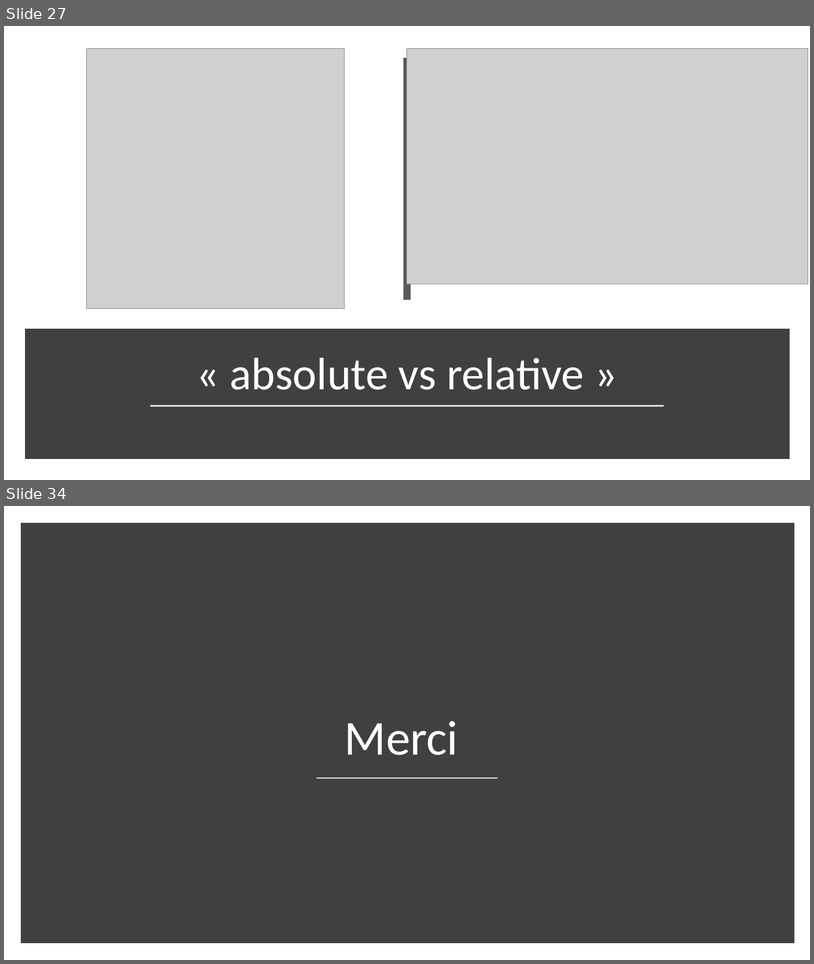
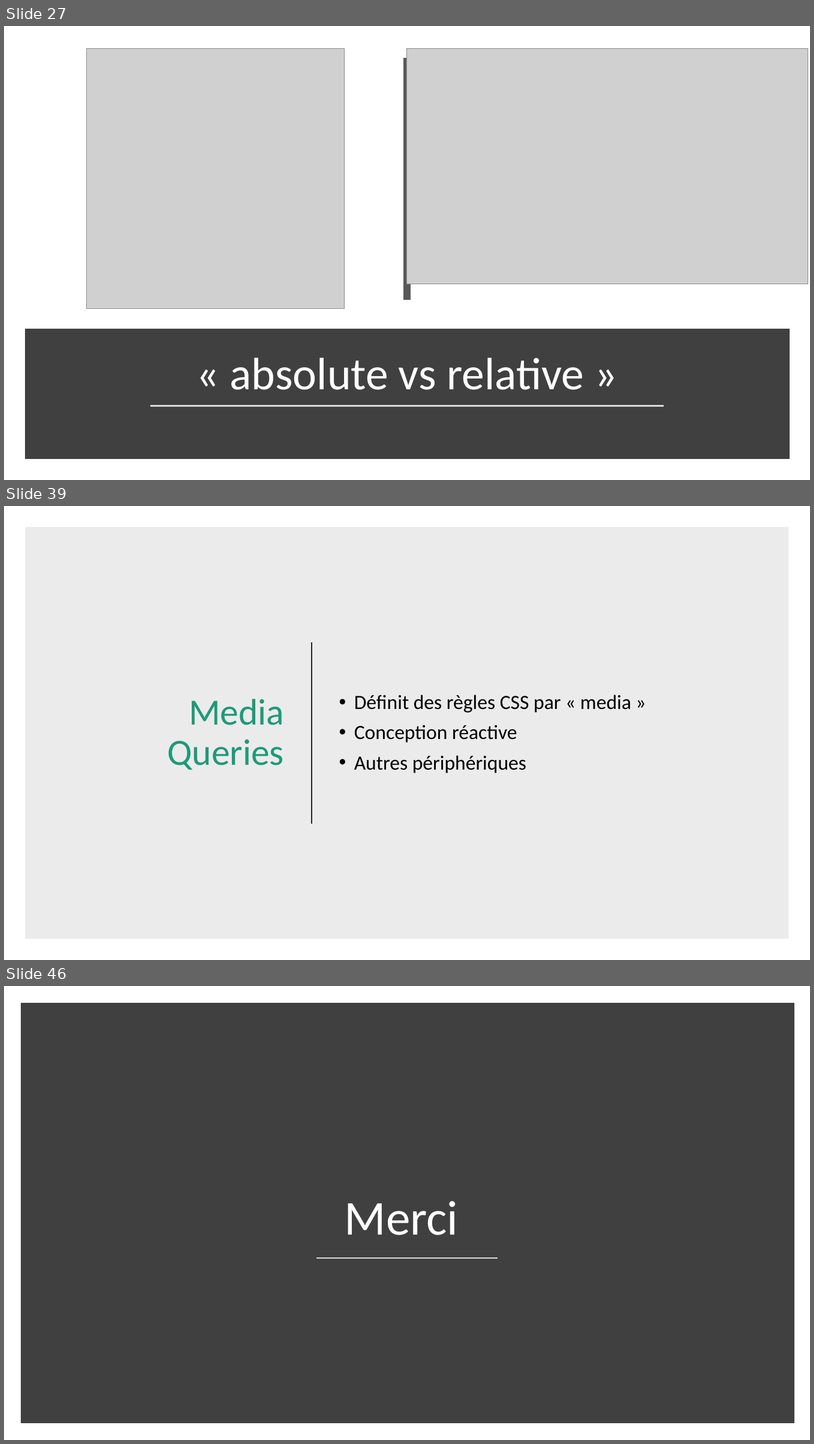
Before and after one commit to fragmatyc/SAAQ, a slide deck: CSS/1. Présentation/Cours CSS - v1.0.pptx. Shown one above the other, each under a label of ours: slides 27 and 34 before the commit, slides 27, 39 and 46 after it; the slides between them are not shown. The pictures are 814x964 and 814x1444 pixels, drawn with LibreOffice and Linux fonts; fonts in the diff are those of the drawing; grey boxes stand for pictures. Boxes give left, top, right and bottom in pixels: in the first picture for what was removed or moved away, otherwise in the second. Text is boxed around its words. In the diff, an @@ line names an element or a change of style, - is before the commit and + after.

```diff
--- a/CSS/1. Présentation/Cours CSS - v1.0.pptx
+++ b/CSS/1. Présentation/Cours CSS - v1.0.pptx
@@ slide 39 added at [4,506,810,960], background #FFFFFF @@
@@ rectangle added at [25,527,789,939], fill #000000 at 8% opacity @@
@@ line added from (312, 642) to (312, 823), #262626 1.5 pt @@
@@ title added at [168,699,285,769], 44 pt, text #1D9A78 @@
+Media Queries
@@ text added at [354,694,632,773], 24 pt, text #000000 @@
+• Définit des règles CSS par « media »
+• Conception réactive
+• Autres périphériques
@@ what was slide 34 is now slide 46 @@
```
Also in this commit, not shown: 4 slides changed, 15 other slides added, 4 slides removed, 6 other files.
